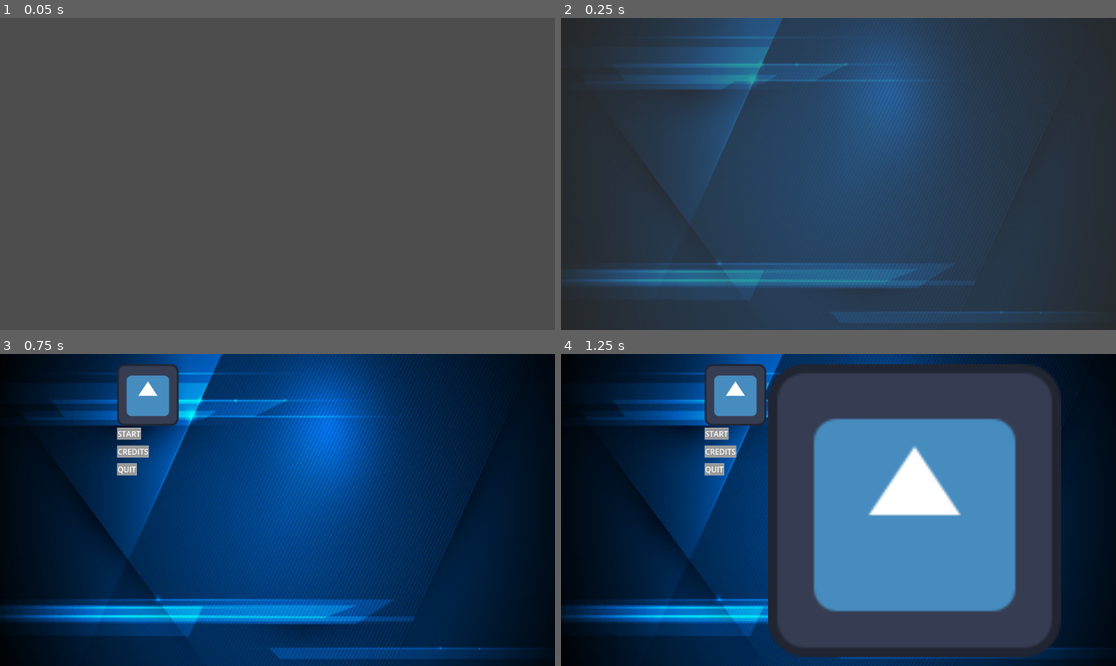
Above: before the commit, frames 1-4 (two rows, left to right).
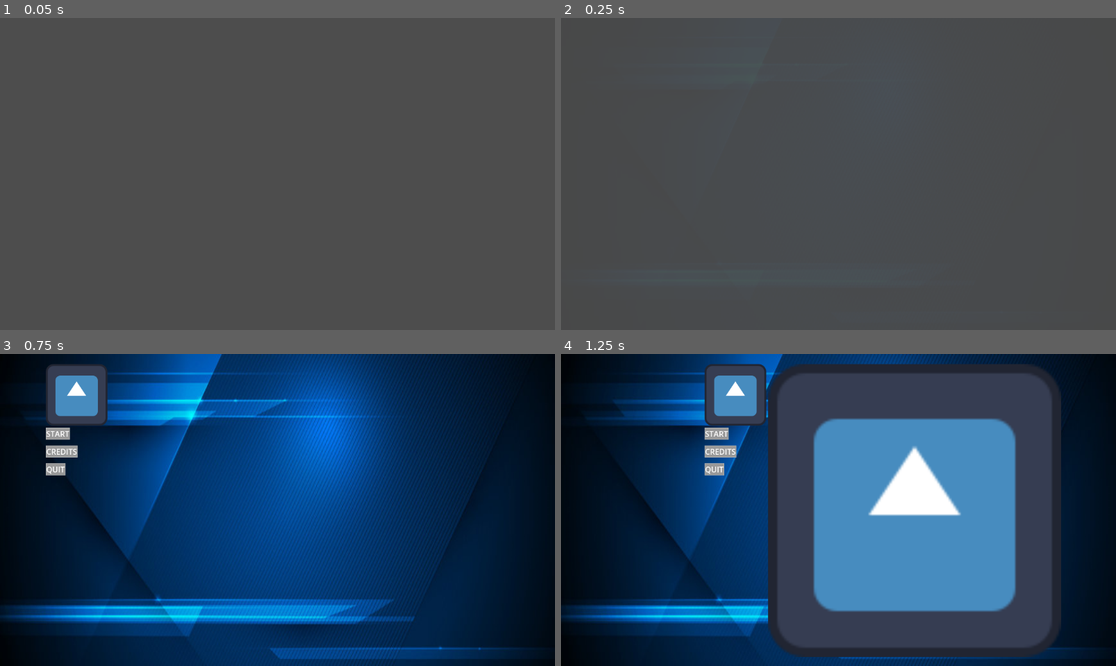
Above: after the commit, the same moments.

Repository: NickMB1/Game-Jam-Wordless
Game: Godot game, scene res://title_screen.tscn
Two runs of this game, one before a commit and one after it. Both use one fixed random seed, a clock stepped at 60 frames per second and the inputs below. The engine's default icon, where the game draws it, is replaced by a stand-in: a white triangle on a blue panel in a dark square.
Inputs:
- Up to frame 1 (0.05 s): no input
- Up to frame 2 (0.25 s): no input
- Up to frame 3 (0.75 s): no input
- Up to frame 4 (1.25 s): no input

Frame 1 is identical in both runs. In frame 2, 100% of the frame differs, in the area x 0-100%, y 0-100%; in frame 3, 5.4%; in frame 4, nothing differs.

Commit message:
Arrumando erro
Arrumei erro no title screen

Diff:
--- a/GameJamWordless/title_screen.tscn
+++ b/GameJamWordless/title_screen.tscn
@@ -6,46 +6,6 @@
 [ext_resource type="Theme" uid="uid://cqxccor4jq43t" path="res://DefaultButtons.tres" id="3_ig5kc"]
 
 [sub_resource type="StyleBoxEmpty" id="StyleBoxEmpty_05l2w"]
-
-[sub_resource type="Animation" id="Animation_05l2w"]
-resource_name = "Review"
-length = 1.3
-tracks/0/type = "value"
-tracks/0/imported = false
-tracks/0/enabled = true
-tracks/0/path = NodePath("Bg:modulate")
-tracks/0/interp = 1
-tracks/0/loop_wrap = true
-tracks/0/keys = {
-"times": PackedFloat32Array(0.1, 0.4),
-"transitions": PackedFloat32Array(1, 1),
-"update": 0,
-"values": [Color(1, 1, 1, 0), Color(1, 1, 1, 1)]
-}
-tracks/1/type = "value"
-tracks/1/imported = false
-tracks/1/enabled = true
-tracks/1/path = NodePath("MarginContainer:position")
-tracks/1/interp = 1
-tracks/1/loop_wrap = true
-tracks/1/keys = {
-"times": PackedFloat32Array(0.4, 0.8),
-"transitions": PackedFloat32Array(1, 1),
-"update": 0,
-"values": [Vector2(-350, 1), Vector2(92, 1)]
-}
-tracks/2/type = "value"
-tracks/2/imported = false
-tracks/2/enabled = true
-tracks/2/path = NodePath("MarginContainer/HBoxContainer/Img_Personagem:modulate")
-tracks/2/interp = 1
-tracks/2/loop_wrap = true
-tracks/2/keys = {
-"times": PackedFloat32Array(0.1, 0.8, 1.2),
-"transitions": PackedFloat32Array(1, 1, 1),
-"update": 0,
-"values": [Color(1, 1, 1, 0), Color(1, 1, 1, 0), Color(1, 1, 1, 1)]
-}
 
 [sub_resource type="Animation" id="Animation_hafda"]
 length = 0.001
@@ -56,7 +16,7 @@
 tracks/0/interp = 1
 tracks/0/loop_wrap = true
 tracks/0/keys = {
-"times": PackedFloat32Array(0),
+"times": PackedFloat32Array(0.0666667),
 "transitions": PackedFloat32Array(1),
 "update": 0,
 "values": [Color(1, 1, 1, 1)]
@@ -80,10 +40,50 @@
 tracks/2/interp = 1
 tracks/2/loop_wrap = true
 tracks/2/keys = {
-"times": PackedFloat32Array(0),
-"transitions": PackedFloat32Array(1),
+"times": PackedFloat32Array(0, 0.001),
+"transitions": PackedFloat32Array(1, 1),
 "update": 0,
-"values": [Color(1, 1, 1, 1)]
+"values": [Color(1, 1, 1, 1), Color(1, 1, 1, 1)]
+}
+
+[sub_resource type="Animation" id="Animation_05l2w"]
+resource_name = "Review"
+length = 1.3
+tracks/0/type = "value"
+tracks/0/imported = false
+tracks/0/enabled = true
+tracks/0/path = NodePath("Bg:modulate")
+tracks/0/interp = 1
+tracks/0/loop_wrap = true
+tracks/0/keys = {
+"times": PackedFloat32Array(0.233333, 0.533333),
+"transitions": PackedFloat32Array(1, 1),
+"update": 0,
+"values": [Color(1, 1, 1, 0), Color(1, 1, 1, 1)]
+}
+tracks/1/type = "value"
+tracks/1/imported = false
+tracks/1/enabled = true
+tracks/1/path = NodePath("MarginContainer:position")
+tracks/1/interp = 1
+tracks/1/loop_wrap = true
+tracks/1/keys = {
+"times": PackedFloat32Array(0.533333, 0.933333),
+"transitions": PackedFloat32Array(1, 1),
+"update": 0,
+"values": [Vector2(-350, 1), Vector2(92, 1)]
+}
+tracks/2/type = "value"
+tracks/2/imported = false
+tracks/2/enabled = true
+tracks/2/path = NodePath("MarginContainer/HBoxContainer/Img_Personagem:modulate")
+tracks/2/interp = 1
+tracks/2/loop_wrap = true
+tracks/2/keys = {
+"times": PackedFloat32Array(0.233333, 0.933333, 1.23333),
+"transitions": PackedFloat32Array(1, 1, 1),
+"update": 0,
+"values": [Color(1, 1, 1, 0), Color(1, 1, 1, 0), Color(1, 1, 1, 1)]
 }
 
 [sub_resource type="AnimationLibrary" id="AnimationLibrary_tpml5"]
@@ -132,7 +132,6 @@
 
 [node name="Game_logo" type="TextureRect" parent="MarginContainer/HBoxContainer/VBoxContainer"]
 layout_mode = 2
-size_flags_horizontal = 0
 texture = ExtResource("2_ig5kc")
 
 [node name="Start" type="Button" parent="MarginContainer/HBoxContainer/VBoxContainer"]
